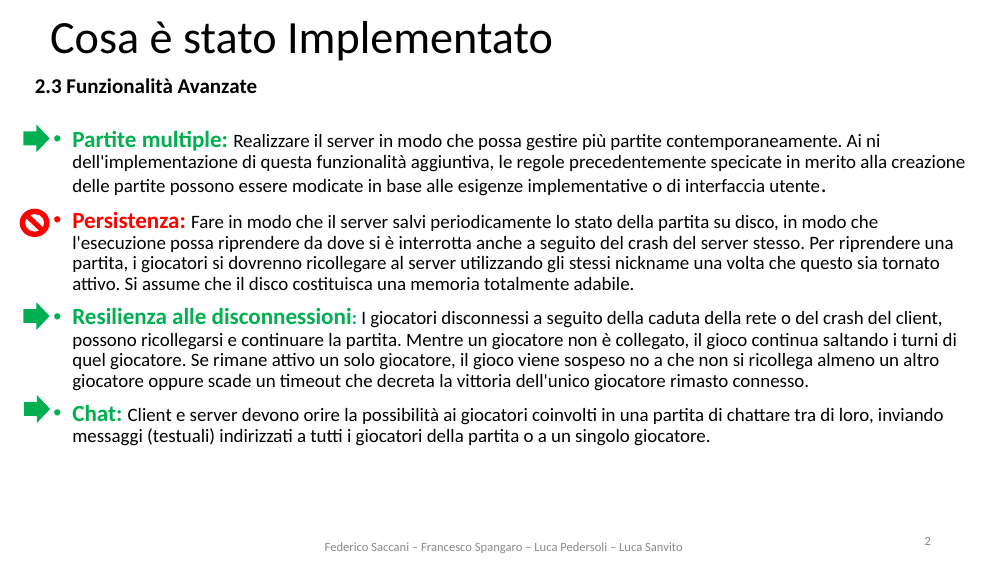
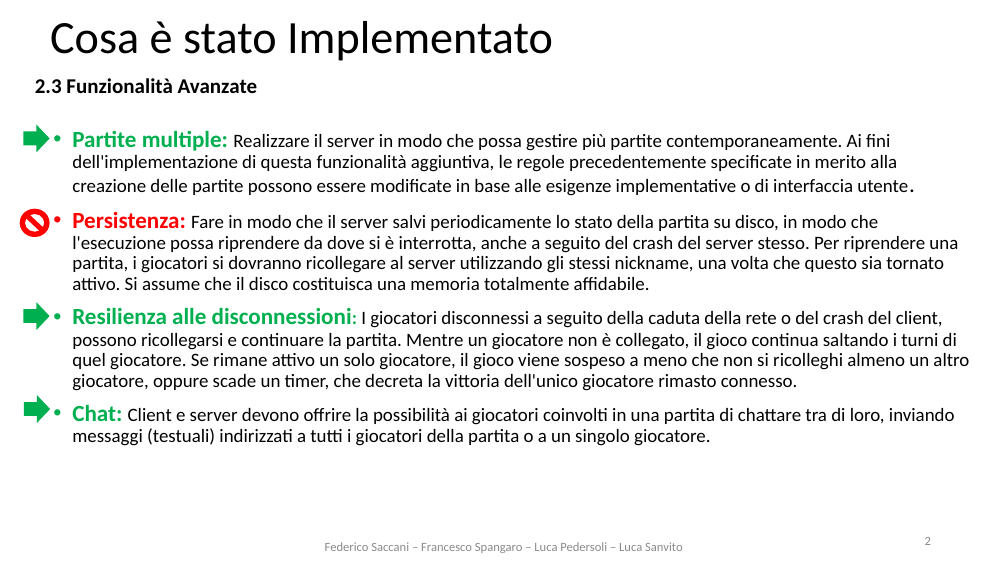
Before and after one commit to TheFedelino01/ing-sw-2023-saccani-spangaro-sanvito-pedersoli, a slide deck: slide 2 of Documents/Presentation Doc/Powerpoint/Presentation MyShelfie - Saccani, Spangaro, Pedersoli, Sanvito.pptx. Drawn at 1008x567 pixels with LibreOffice and Linux fonts; fonts in the diff are those of the drawing; background and template pictures are left out. Boxes give left, top, right and bottom in pixels: in the first picture for what was removed or moved away, otherwise in the second. Text is boxed around its words. In the diff, an @@ line names an element or a change of style, - is before the commit and + after.

```diff
--- a/Documents/Presentation Doc/Powerpoint/Presentation MyShelfie - Saccani, Spangaro, Pedersoli, Sanvito.pptx
+++ b/Documents/Presentation Doc/Powerpoint/Presentation MyShelfie - Saccani, Spangaro, Pedersoli, Sanvito.pptx
@@ text at box(72, 130, 969, 446): text changed @@
-• Partite multiple: Realizzare il server in modo che possa gestire più partite contemporaneamente. Ai ni dell'implementazione di questa funzionalità aggiuntiva, le regole precedentemente specicate in merito alla creazione delle partite possono essere modicate in base alle esigenze implementative o di interfaccia utente.
-• Persistenza: Fare in modo che il server salvi periodicamente lo stato della partita su disco, in modo che l'esecuzione possa riprendere da dove si è interrotta anche a seguito del crash del server stesso. Per riprendere una partita, i giocatori si dovrenno ricollegare al server utilizzando gli stessi nickname una volta che questo sia tornato attivo. Si assume che il disco costituisca una memoria totalmente adabile.
-• Resilienza alle disconnessioni: I giocatori disconnessi a seguito della caduta della rete o del crash del client, possono ricollegarsi e continuare la partita. Mentre un giocatore non è collegato, il gioco continua saltando i turni di quel giocatore. Se rimane attivo un solo giocatore, il gioco viene sospeso no a che non si ricollega almeno un altro giocatore oppure scade un timeout che decreta la vittoria dell'unico giocatore rimasto connesso.
-• Chat: Client e server devono orire la possibilità ai giocatori coinvolti in una partita di chattare tra di loro, inviando messaggi (testuali) indirizzati a tutti i giocatori della partita o a un singolo giocatore.
+• Partite multiple: Realizzare il server in modo che possa gestire più partite contemporaneamente. Ai fini dell'implementazione di questa funzionalità aggiuntiva, le regole precedentemente specificate in merito alla creazione delle partite possono essere modificate in base alle esigenze implementative o di interfaccia utente.
+• Persistenza: Fare in modo che il server salvi periodicamente lo stato della partita su disco, in modo che l'esecuzione possa riprendere da dove si è interrotta, anche a seguito del crash del server stesso. Per riprendere una partita, i giocatori si dovranno ricollegare al server utilizzando gli stessi nickname, una volta che questo sia tornato attivo. Si assume che il disco costituisca una memoria totalmente affidabile.
+• Resilienza alle disconnessioni: I giocatori disconnessi a seguito della caduta della rete o del crash del client, possono ricollegarsi e continuare la partita. Mentre un giocatore non è collegato, il gioco continua saltando i turni di quel giocatore. Se rimane attivo un solo giocatore, il gioco viene sospeso a meno che non si ricolleghi almeno un altro giocatore, oppure scade un timer, che decreta la vittoria dell'unico giocatore rimasto connesso.
+• Chat: Client e server devono offrire la possibilità ai giocatori coinvolti in una partita di chattare tra di loro, inviando messaggi (testuali) indirizzati a tutti i giocatori della partita o a un singolo giocatore.
```
Also in this commit, not shown: 1 other file.
